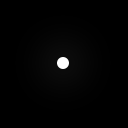
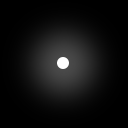
The second w=128, h=128 image is a revision of the first. Changes to its layers:
renamed "Ellipse 1 copie" to "Ellipse 2", opacity 100% → 33%, painted on it over [10,10,118,118]
